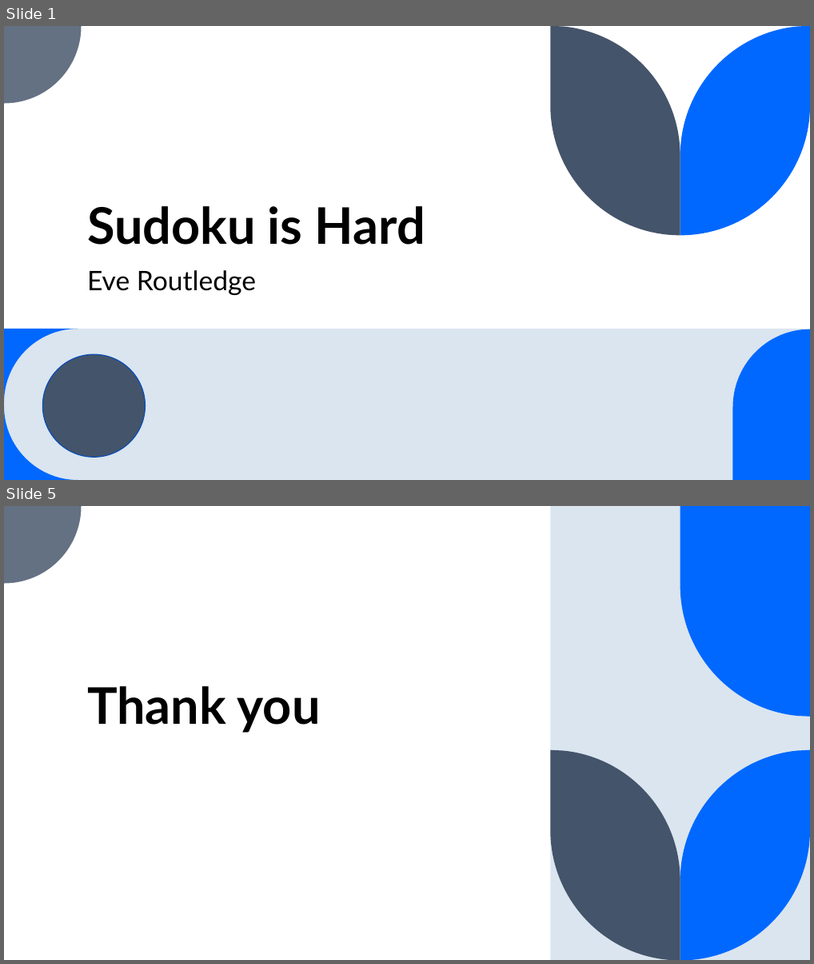
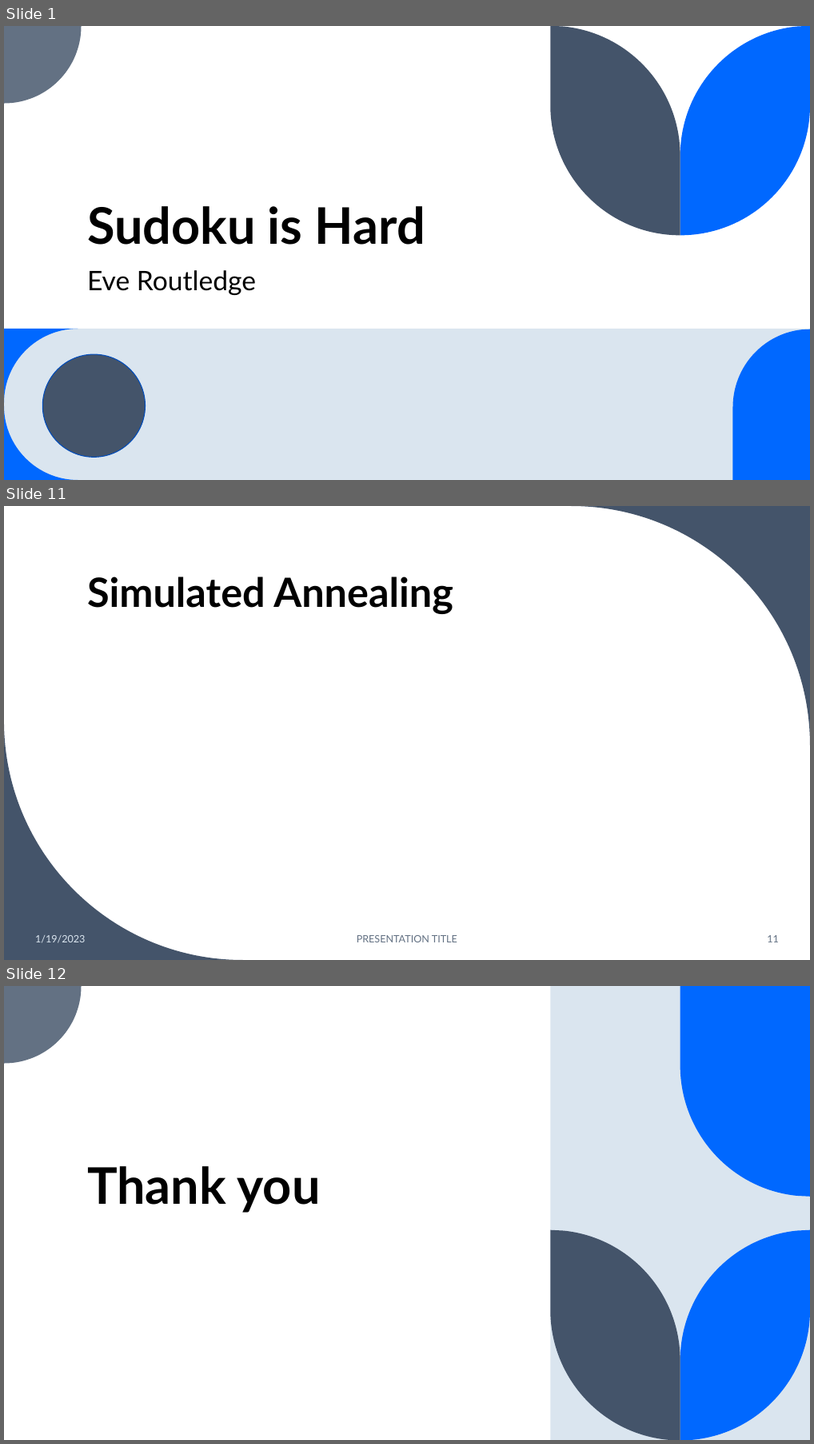
Before and after one commit to EveRoutledge/sudoku, a slide deck: SudokuPresentation.pptx. Shown one above the other, each under a label of ours: slides 1 and 5 before the commit, slides 1, 11 and 12 after it; the slides between them are not shown. The pictures are 814x964 and 814x1444 pixels, drawn with LibreOffice and Linux fonts; fonts in the diff are those of the drawing. Boxes give left, top, right and bottom in pixels: in the first picture for what was removed or moved away, otherwise in the second. Text is boxed around its words. In the diff, an @@ line names an element or a change of style, - is before the commit and + after.

```diff
--- a/SudokuPresentation.pptx
+++ b/SudokuPresentation.pptx
@@ slide 11 added at [4, 506, 810, 960], background #FFFFFF @@
@@ freeform shape added at [571, 506, 810, 745], fill #44546A @@
@@ title added at [87, 576, 454, 614], 48 pt, text #000000, bold @@
+Simulated Annealing
@@ freeform shape added at [4, 720, 243, 960], fill #44546A @@
@@ text added at [35, 935, 85, 943], 12 pt, text #DAE5EF @@
+1/19/2023
@@ text added at [357, 935, 458, 942], 12 pt, text #637183 @@
+PRESENTATION TITLE
@@ page number added at [767, 935, 779, 942], 12 pt, text #637183 @@
+11
@@ what was slide 5 is now slide 12 @@
```
Also in this commit, not shown: 2 slides changed, 7 other slides added, 1 slide removed, 6 other files.
